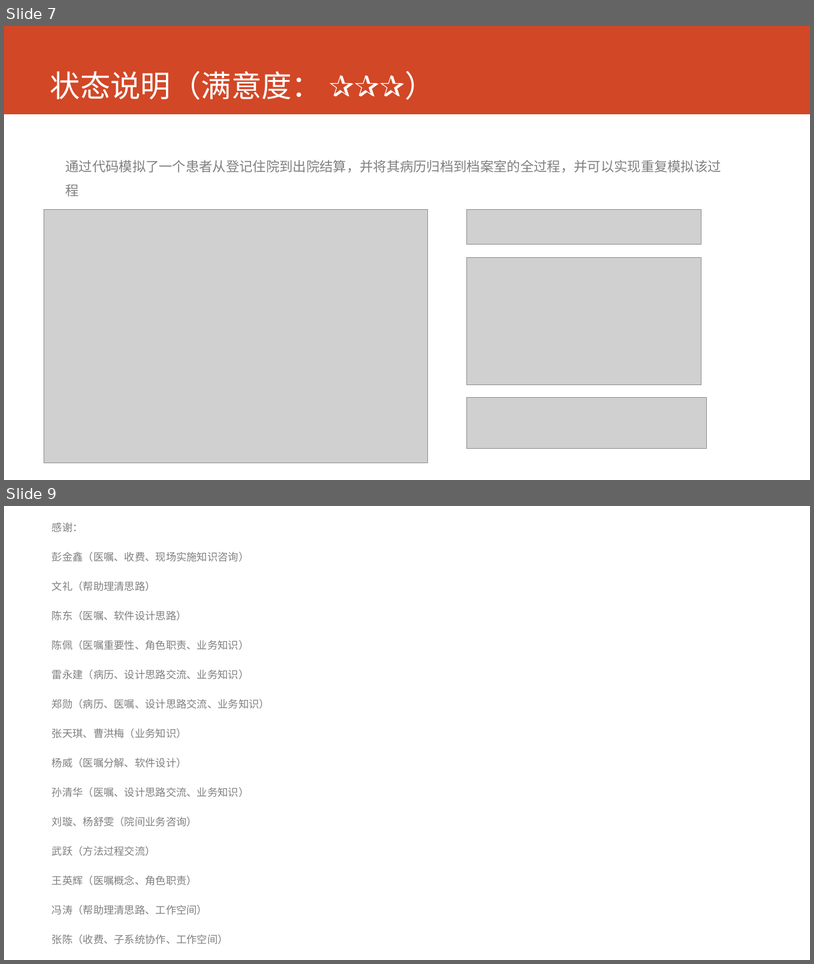
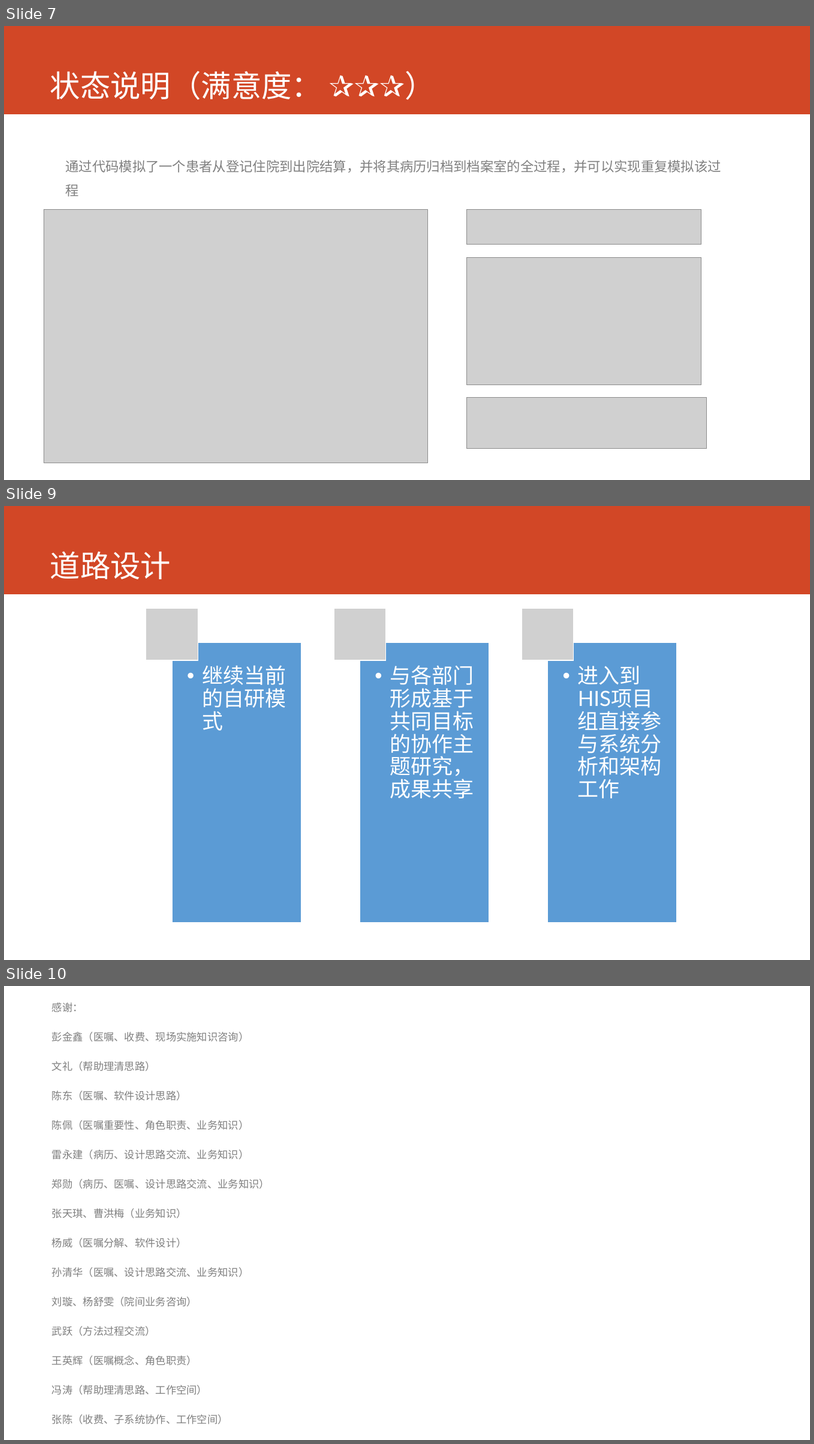
Before and after one commit to AppSecAI-TEST/hospital, a slide deck: doc/状态报告 2017-2-27.pptx. Shown one above the other, each under a label of ours: slides 7 and 9 before the commit, slides 7, 9 and 10 after it; the slides between them are not shown. The pictures are 814x964 and 814x1444 pixels, drawn with LibreOffice and Linux fonts; fonts in the diff are those of the drawing; grey boxes stand for pictures. Boxes give left, top, right and bottom in pixels: in the first picture for what was removed or moved away, otherwise in the second. Text is boxed around its words. In the diff, an @@ line names an element or a change of style, - is before the commit and + after.

```diff
--- a/doc/状态报告 2017-2-27.pptx
+++ b/doc/状态报告 2017-2-27.pptx
@@ slide 9 added at bbox=[4, 506, 810, 960], background #FFFFFF; not listed: 1 template element that a slide beside it also shows @@
@@ title added at bbox=[50, 551, 171, 579], 36 pt, text #FFFFFF @@
+道路设计
@@ group added at bbox=[146, 608, 677, 922]: 3 rectangles, 3 texts, 3 pictures @@
+  •• 继续当前的自研模式
+  •• 与各部门形成基于共同目标的协作主题研究，成果共享
+  •• 进入到HIS项目组直接参与系统分析和架构工作
@@ what was slide 9 is now slide 10 @@
```
Also in this commit, not shown: 1 slide changed.
